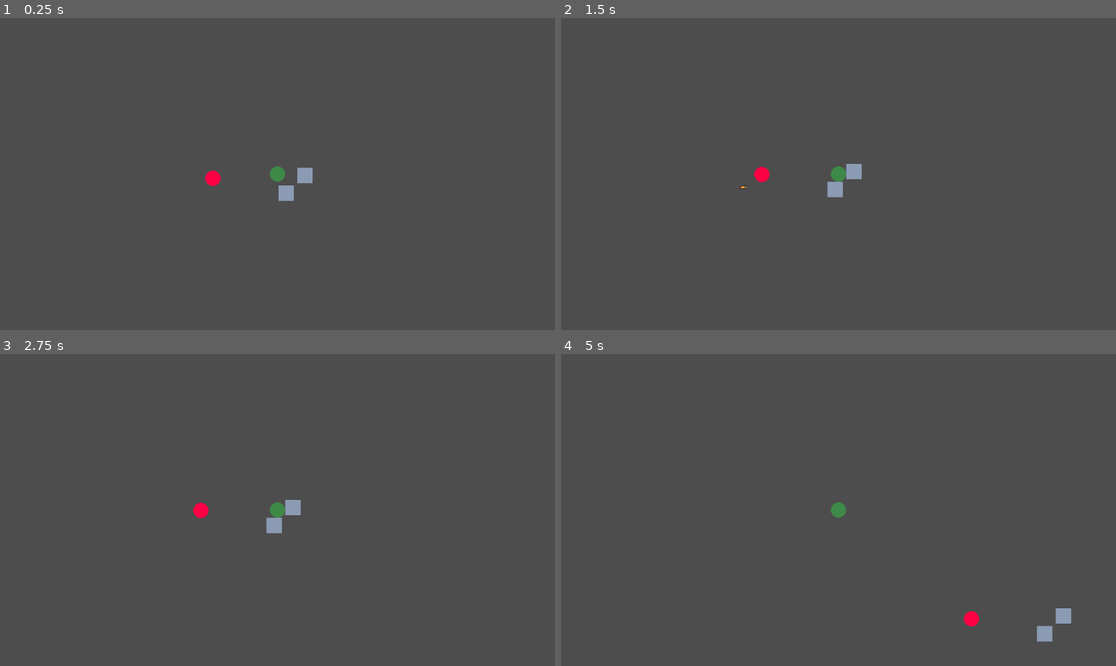
Above: before the commit, frames 1-4 (two rows, left to right).
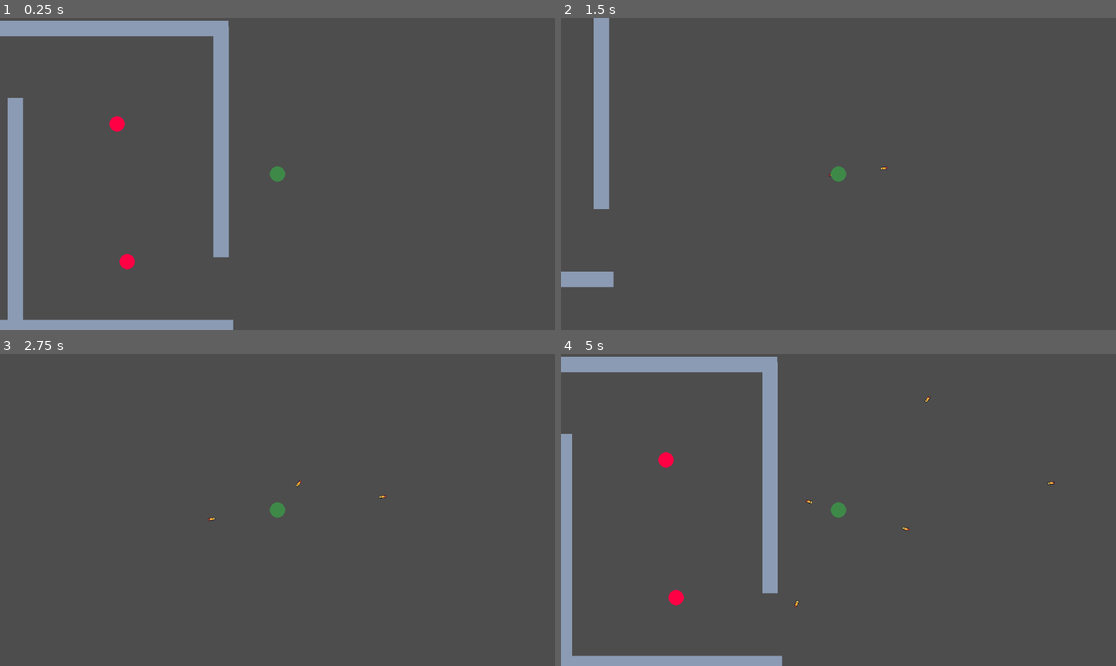
Above: after the commit, the same moments.

Repository: whocares-abt/fast-pace
Game: Godot game, scene res://Scenes/debug_map.tscn
Two runs of this game, one before a commit and one after it. Both use one fixed random seed, a clock stepped at 60 frames per second and the inputs below.
Inputs (mouse positions are in pixels of both pictures, inside the frame that each line leads up to):
- Up to frame 1 (0.25 s): no input
- Up to frame 2 (1.5 s): tap Enter at 0.5 s; move the mouse to (960, 158) at 0.52 s; press the mouse at (960, 158) at 0.53 s; hold D (move_right) 0.53-1.28 s; move the mouse to (727, 189) at 1.27 s; release the mouse at (727, 189) at 1.28 s; hold S (move_down) from 1.28 s (still down); click (727, 189) at 1.35 s
- Up to frame 3 (2.75 s): move the mouse to (333, 441) at 2.02 s; release S (move_down) at 2.03 s; press the mouse at (333, 441) at 2.03 s; hold D (move_right) from 2.03 s (still down)
- Up to frame 4 (5 s): tap Space at 2.75 s; move the mouse to (810, 572) at 2.77 s; release D (move_right) at 2.78 s; release the mouse at (810, 572) at 2.78 s; hold W (move_up) 2.78-3.53 s; click (810, 572) at 2.85 s; move the mouse to (1005, 556) at 3.52 s; press the mouse at (1005, 556) at 3.53 s; hold A (move_left) from 3.53 s (still down); move the mouse to (672, 463) at 4.27 s; release the mouse at (672, 463) at 4.28 s; click (672, 463) at 4.35 s

The runs differ from the first frame. In frame 1, 8.1% of the frame differs, in the area x 0-57%, y 0-100%; in frame 2, 2.7%; in frame 3, 0.4%; in frame 4, 7.4%.

Commit message:
Trying to make particle systems
1) Discovered a very fun glitch where bullets move as the player moves

Diff:
--- a/Resources/Combat/pistol.tres
+++ b/Resources/Combat/pistol.tres
@@ -8,5 +8,5 @@
 weapon_name = "pistol"
 firing_rate = 100.0
 attack_hold = 0.1
-projectile_speed = 1500.0
+projectile_speed = 100.0
 metadata/_custom_type_script = "uid://dqsfxyh6jojdx"
--- /dev/null
+++ b/Resources/Particles/bullet_trail.tres
@@ -0,0 +1,10 @@
+[gd_resource type="ParticleProcessMaterial" format=3 uid="uid://bxjpnuylm11oo"]
+
+[resource]
+particle_flag_disable_z = true
+emission_shape_offset = Vector3(-7, 0, 0)
+emission_shape = 1
+emission_sphere_radius = 1.0
+inherit_velocity_ratio = 1.0
+gravity = Vector3(-100, 0, 0)
+color = Color(0.8868507, 0.7082753, 0, 1)
--- a/Scenes/Combat/bullet.tscn
+++ b/Scenes/Combat/bullet.tscn
@@ -1,8 +1,9 @@
-[gd_scene load_steps=6 format=3 uid="uid://bfqk0r7mpuyuo"]
+[gd_scene load_steps=7 format=3 uid="uid://bfqk0r7mpuyuo"]
 
 [ext_resource type="Script" uid="uid://dn8al0fnhfbkn" path="res://Scripts/Combat/bullet.gd" id="1_h4bvn"]
 [ext_resource type="PackedScene" uid="uid://c6yca5h55hus" path="res://Scenes/Combat/hurtbox.tscn" id="2_2qxdl"]
 [ext_resource type="Texture2D" uid="uid://x31o6ma1jwj7" path="res://Assets/Art/Textures/bullet.png" id="3_2qxdl"]
+[ext_resource type="Material" uid="uid://bxjpnuylm11oo" path="res://Resources/Particles/bullet_trail.tres" id="4_3m52h"]
 
 [sub_resource type="CapsuleShape2D" id="CapsuleShape2D_3m52h"]
 radius = 3.0
@@ -32,5 +33,13 @@
 rotation = 1.5707964
 shape = SubResource("CapsuleShape2D_2qxdl")
 
+[node name="GPUParticles2D" type="GPUParticles2D" parent="."]
+emitting = false
+amount = 4
+lifetime = 0.5
+trail_enabled = true
+trail_lifetime = 0.15000000000000002
+process_material = ExtResource("4_3m52h")
+
 [connection signal="area_entered" from="EnvironmentCollider" to="." method="_on_environment_collider_area_entered"]
 [connection signal="body_entered" from="EnvironmentCollider" to="." method="_on_environment_collider_body_entered"]
--- a/Scenes/debug_map.tscn
+++ b/Scenes/debug_map.tscn
@@ -1,25 +1,56 @@
-[gd_scene load_steps=5 format=3 uid="uid://b2auqnh7xqqrx"]
+[gd_scene load_steps=4 format=3 uid="uid://b2auqnh7xqqrx"]
 
 [ext_resource type="PackedScene" uid="uid://cfeafjqb4thpf" path="res://Scenes/Characters/player_character.tscn" id="1_ngmhs"]
 [ext_resource type="PackedScene" uid="uid://bu0d3bicfpl4t" path="res://Scenes/Environment/wall.tscn" id="2_jcsea"]
-[ext_resource type="PackedScene" uid="uid://bfqk0r7mpuyuo" path="res://Scenes/Combat/bullet.tscn" id="2_o67dp"]
 [ext_resource type="PackedScene" uid="uid://uriwqjsj2l17" path="res://Scenes/Characters/enemy_character.tscn" id="4_6mob1"]
 
 [node name="DebugMap" type="Node2D"]
 
 [node name="PlayerCharacter" parent="." instance=ExtResource("1_ngmhs")]
-position = Vector2(-55, 47)
+position = Vector2(431, 43)
+SPEED = 500.0
 
 [node name="Camera2D" type="Camera2D" parent="PlayerCharacter"]
 
-[node name="Wall" parent="." instance=ExtResource("2_jcsea")]
-position = Vector2(2, 50)
+[node name="Walls" type="Node2D" parent="."]
 
-[node name="Wall2" parent="." instance=ExtResource("2_jcsea")]
-position = Vector2(-37, 87)
+[node name="Wall" parent="Walls" instance=ExtResource("2_jcsea")]
+position = Vector2(-151.00003, -259)
+scale = Vector2(30, 1)
 
-[node name="Bullet" parent="." instance=ExtResource("2_o67dp")]
-position = Vector2(-178, 90)
+[node name="Wall4" parent="Walls" instance=ExtResource("2_jcsea")]
+position = Vector2(-141.00002, 362)
+scale = Vector2(30, 1)
 
-[node name="EnemyCharacter" parent="." instance=ExtResource("4_6mob1")]
-position = Vector2(-189, 56)
+[node name="Wall2" parent="Walls" instance=ExtResource("2_jcsea")]
+position = Vector2(-612, 50)
+scale = Vector2(1, 20)
+
+[node name="Wall5" parent="Walls" instance=ExtResource("2_jcsea")]
+position = Vector2(-612, 50)
+scale = Vector2(1, 20)
+
+[node name="Wall3" parent="Walls" instance=ExtResource("2_jcsea")]
+position = Vector2(-113, 125)
+scale = Vector2(1, 15)
+
+[node name="Wall6" parent="Walls" instance=ExtResource("2_jcsea")]
+position = Vector2(314, -24)
+scale = Vector2(1, 15)
+
+[node name="Enemies" type="Node2D" parent="."]
+
+[node name="EnemyCharacter" parent="Enemies" instance=ExtResource("4_6mob1")]
+position = Vector2(-180, 275)
+
+[node name="EnemyCharacter3" parent="Enemies" instance=ExtResource("4_6mob1")]
+position = Vector2(-338, 11)
+
+[node name="EnemyCharacter4" parent="Enemies" instance=ExtResource("4_6mob1")]
+position = Vector2(98, -61)
+
+[node name="EnemyCharacter5" parent="Enemies" instance=ExtResource("4_6mob1")]
+position = Vector2(119, 225)
+
+[node name="EnemyCharacter2" parent="Enemies" instance=ExtResource("4_6mob1")]
+position = Vector2(-543, 298)
--- a/Scripts/Characters/player_character.gd
+++ b/Scripts/Characters/player_character.gd
@@ -1,6 +1,6 @@
 extends CharacterBody2D
 
-const SPEED = 300.0
+@export var SPEED = 300.0
 
 @onready var weapon = $Weapon
 
--- a/Scripts/Combat/bullet.gd
+++ b/Scripts/Combat/bullet.gd
@@ -3,6 +3,7 @@
 @onready var hurtbox = $Hurtbox
 @onready var environment_collider = $EnvironmentCollider
 @onready var sprite = $Sprite2D
+@onready var particles = $GPUParticles2D
 
 @export var velocity : Vector2 = Vector2(700, 0)
 
@@ -10,6 +11,10 @@
 
 func add_hurtbox_owners(new_owners):
 	hurtbox.add_hurtbox_owners(new_owners)
+
+func _ready() -> void:
+	await get_tree().create_timer(0.05).timeout
+	#enable_particles()
 
 func _process(delta: float) -> void:
 	position += (velocity*delta)
@@ -29,3 +34,6 @@
 
 func _on_environment_collider_body_entered(_body: Node2D) -> void:
 	queue_free()
+
+func enable_particles():
+	particles.emitting = true
--- a/Scripts/Resources/Combat/ability_stats.gd
+++ b/Scripts/Resources/Combat/ability_stats.gd
@@ -0,0 +1,5 @@
+class_name AbilityStats
+extends Resource
+
+@export var mana_cost : float
+@export var ability_name : String
